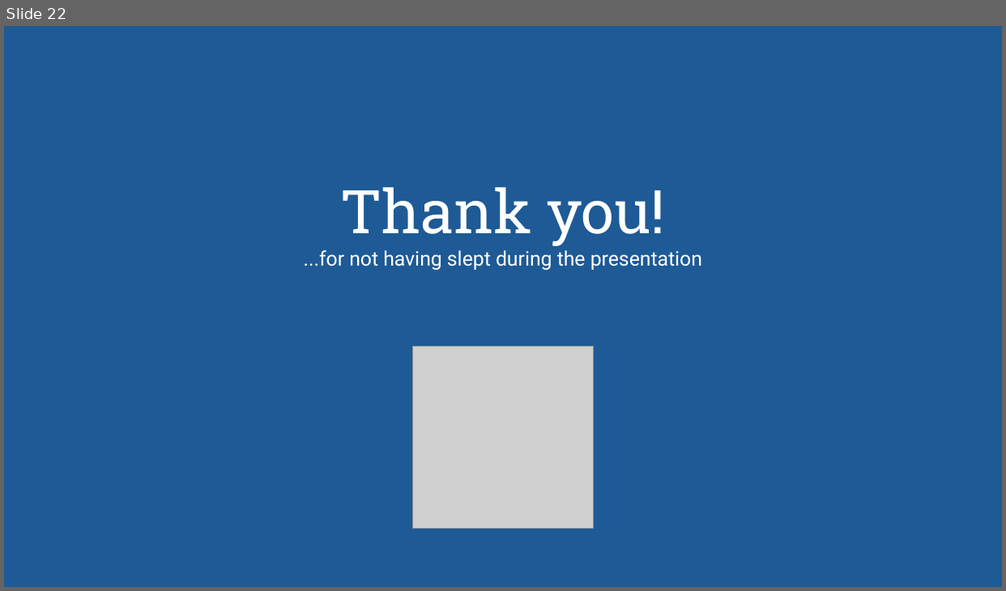
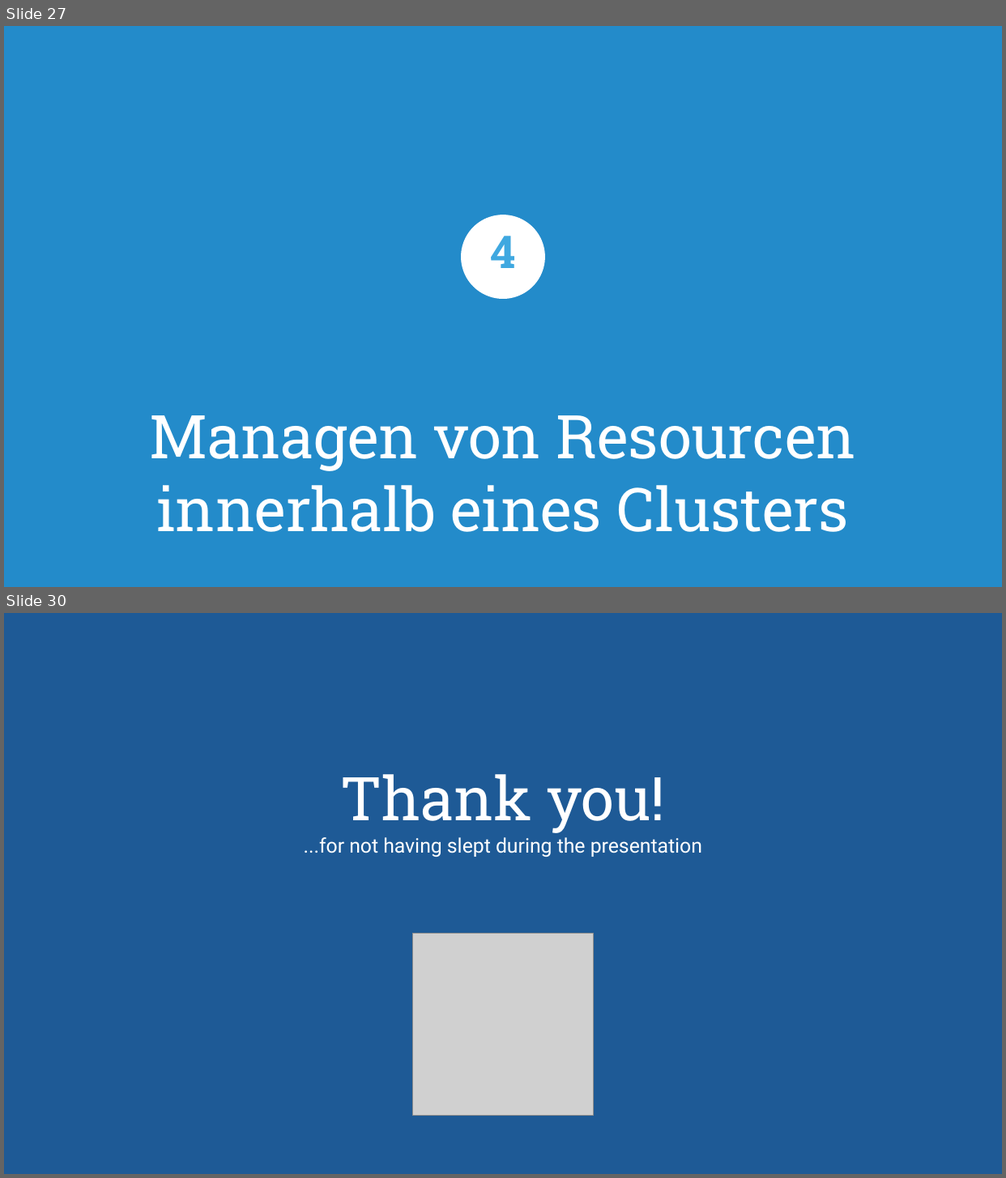
Before and after one commit to puzzle/kubernetes-techlab, a slide deck: presentation/kubernetes-workshop.odp. Shown one above the other, each under a label of ours: slide 22 before the commit, slides 27 and 30 after it; the slides between them are not shown. The pictures are 1006x591 and 1006x1178 pixels, drawn with LibreOffice and Linux fonts; fonts in the diff are those of the drawing; grey boxes stand for pictures; background and template pictures are left out. Boxes give left, top, right and bottom in pixels: in the first picture for what was removed or moved away, otherwise in the second. Text is boxed around its words. In the diff, an @@ line names an element or a change of style, - is before the commit and + after.

```diff
--- a/presentation/kubernetes-workshop.odp
+++ b/presentation/kubernetes-workshop.odp
@@ slide 27 added at [4, 26, 1002, 587], background #238BCA @@
@@ ellipse added at [462, 216, 546, 300], fill #FFFFFF @@
@@ text added at [490, 236, 515, 268], 36 pt, text #3FA8E0, bold @@
+4
@@ title added at [149, 416, 856, 532], 48 pt, text #FFFFFF @@
+Managen von Resourcen innerhalb eines Clusters
@@ what was slide 22 is now slide 30 @@
```
Also in this commit, not shown: 4 slides changed, 16 other slides added, 9 slides removed, 1 other file.
